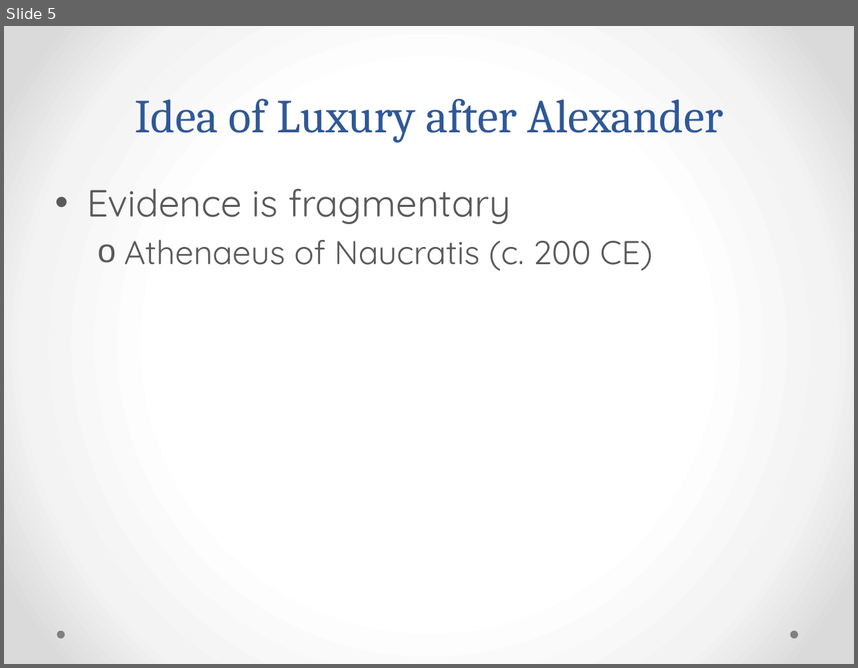
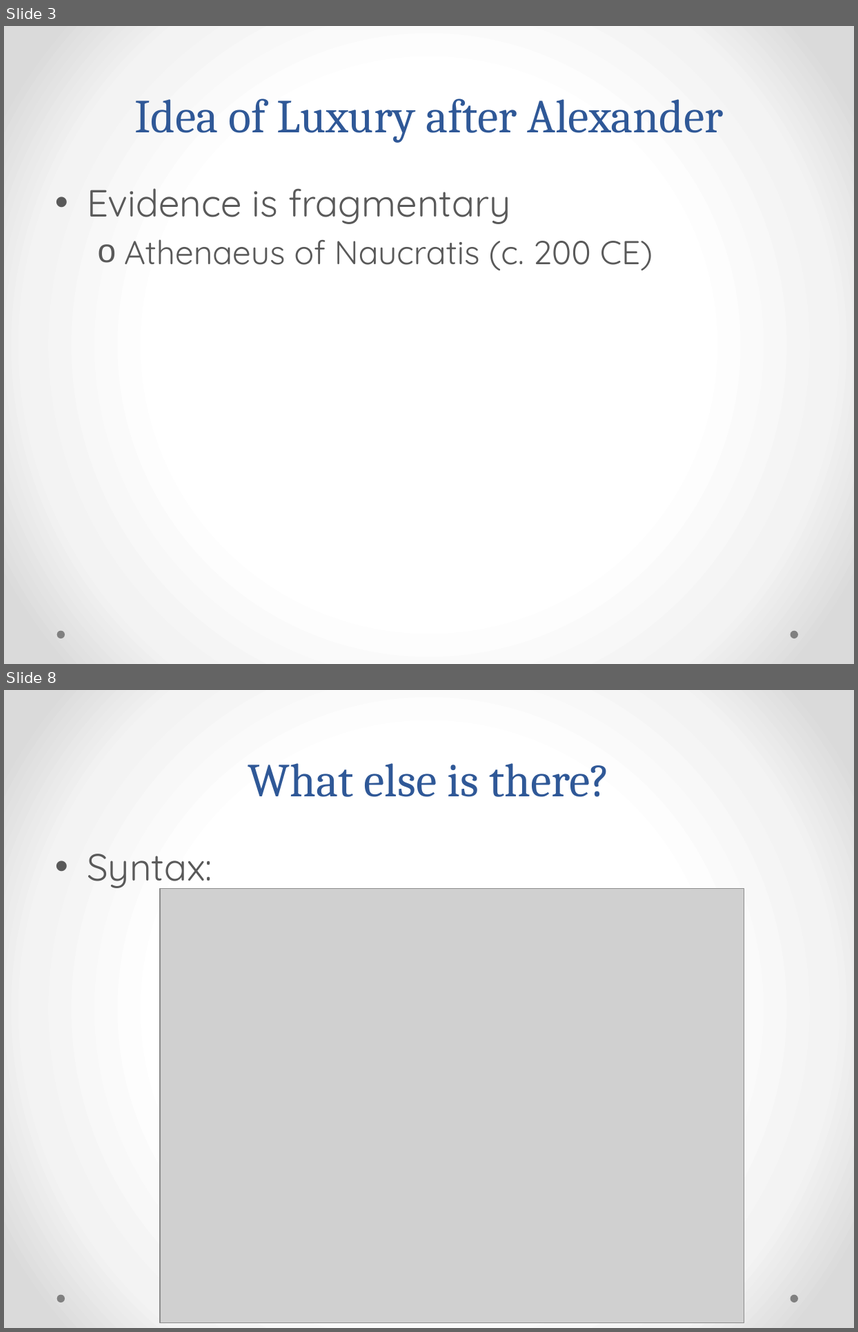
Before and after one commit to rgorman/syntacto_stylistics, a slide deck: Presentations/UNL/murray_feb-3.pptx. Shown one above the other, each under a label of ours: slide 5 before the commit, slides 3 and 8 after it; the slides between them are not shown. The pictures are 858x668 and 858x1332 pixels, drawn with LibreOffice and Linux fonts; fonts in the diff are those of the drawing; grey boxes stand for pictures. Boxes give left, top, right and bottom in pixels: in the first picture for what was removed or moved away, otherwise in the second. Text is boxed around its words. In the diff, an @@ line names an element or a change of style, - is before the commit and + after.

```diff
--- a/Presentations/UNL/murray_feb-3.pptx
+++ b/Presentations/UNL/murray_feb-3.pptx
@@ slide 8 added at [4, 690, 854, 1328], background gradient #FFFFFF to #F4F4F4 to #DADADA; not listed: 2 template elements that a slide beside it also shows @@
@@ title added at [248, 763, 610, 797], 40 pt, text #2F5897 @@
+What else is there?
@@ text added at [87, 854, 212, 891], 32 pt, text #595959 @@
+• Syntax:
@@ picture added at [159, 888, 744, 1321] @@
@@ what was slide 5 is now slide 3 @@
```
Also in this commit, not shown: 2 slides changed, 35 other slides added, 3 slides removed, 3 other files.
